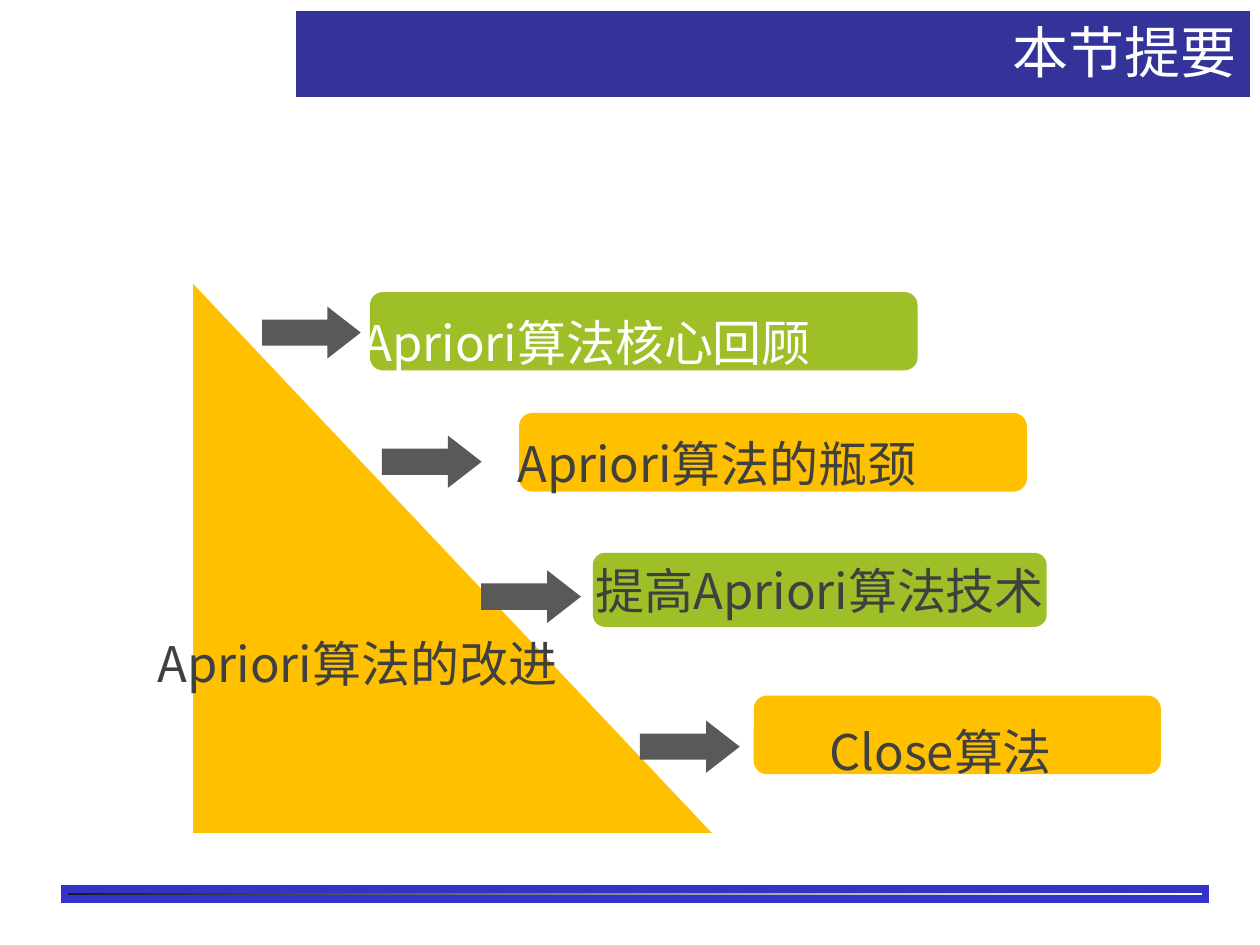
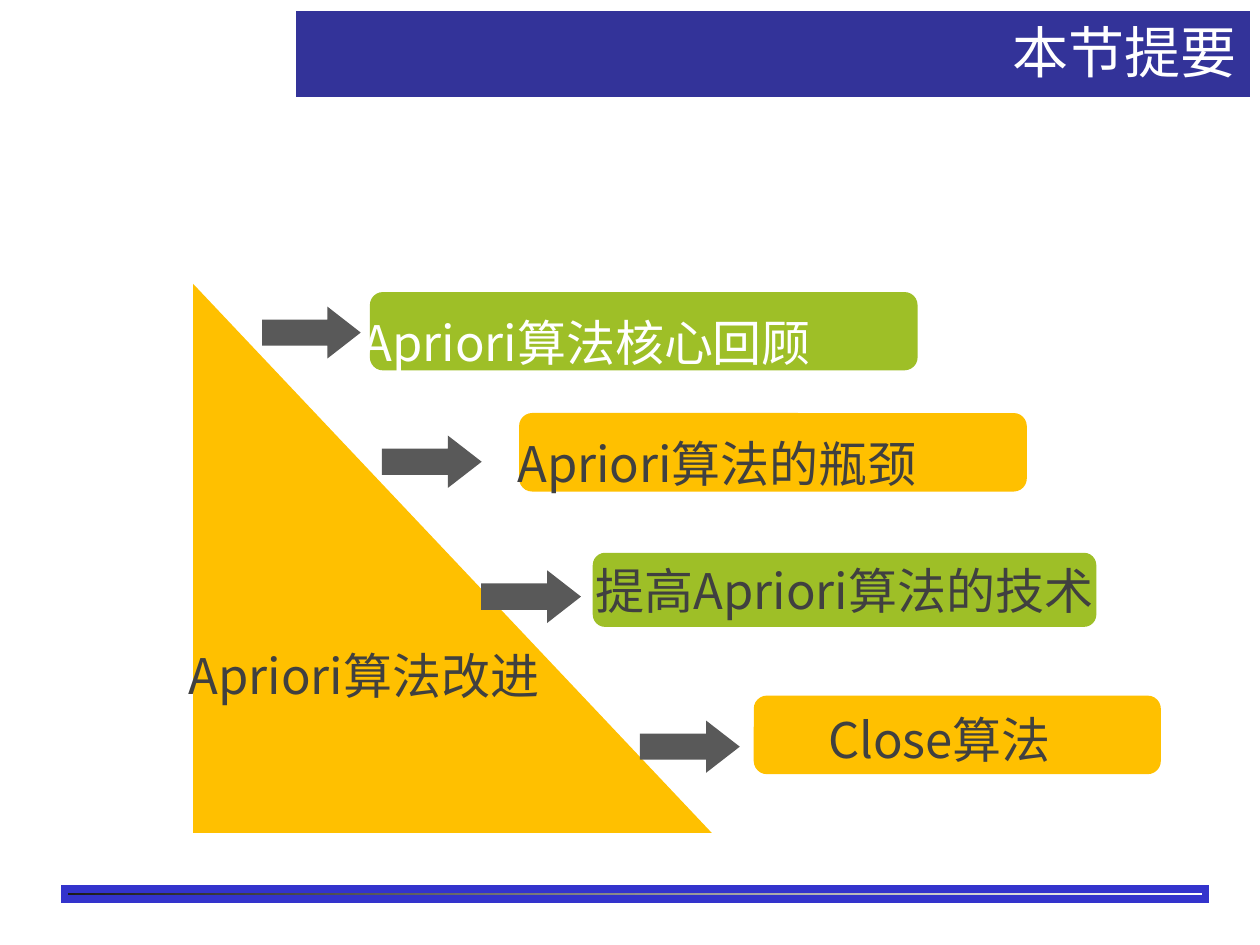
Before and after one commit to shfkuang/shfkuang.github.io, a slide deck: slide 2 of dm/ch3.2.ppt. Drawn at 1260x945 pixels with LibreOffice and Linux fonts; fonts in the diff are those of the drawing; background and template pictures are left out. Boxes give left, top, right and bottom in pixels: in the first picture for what was removed or moved away, otherwise in the second. Text is boxed around its words. In the diff, an @@ line names an element or a change of style, - is before the commit and + after.

Commit message:
update

```diff
--- a/dm/ch3.2.ppt
+++ b/dm/ch3.2.ppt
@@ rounded rectangle "提高Apriori算法的技术": place and size @@
-rounded rectangle "提高Apriori算法的技术" at bbox=[592, 553, 1046, 627]
+rounded rectangle "提高Apriori算法的技术" at bbox=[592, 553, 1096, 627]
@@ text in rounded rectangle at bbox=[596, 568, 1093, 620]: text changed @@
-提高Apriori算法技术
+提高Apriori算法的技术
@@ text at bbox=[189, 644, 539, 706]: text changed @@
-Apriori算法的改进
+Apriori算法改进
@@ text "Close算法" rewrapped from bbox=[829, 728, 1052, 783] to bbox=[828, 716, 1051, 762] @@
```
Also in this commit, not shown: 3 other slides changed.
